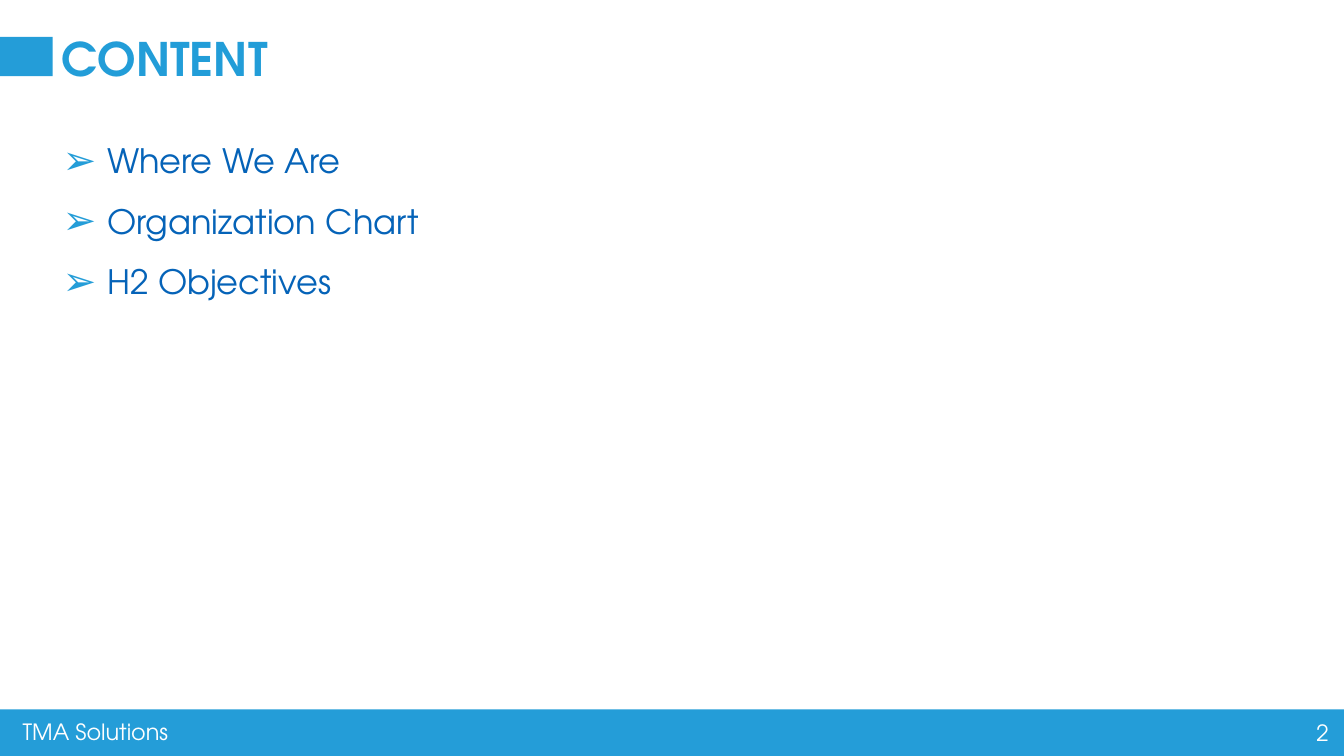
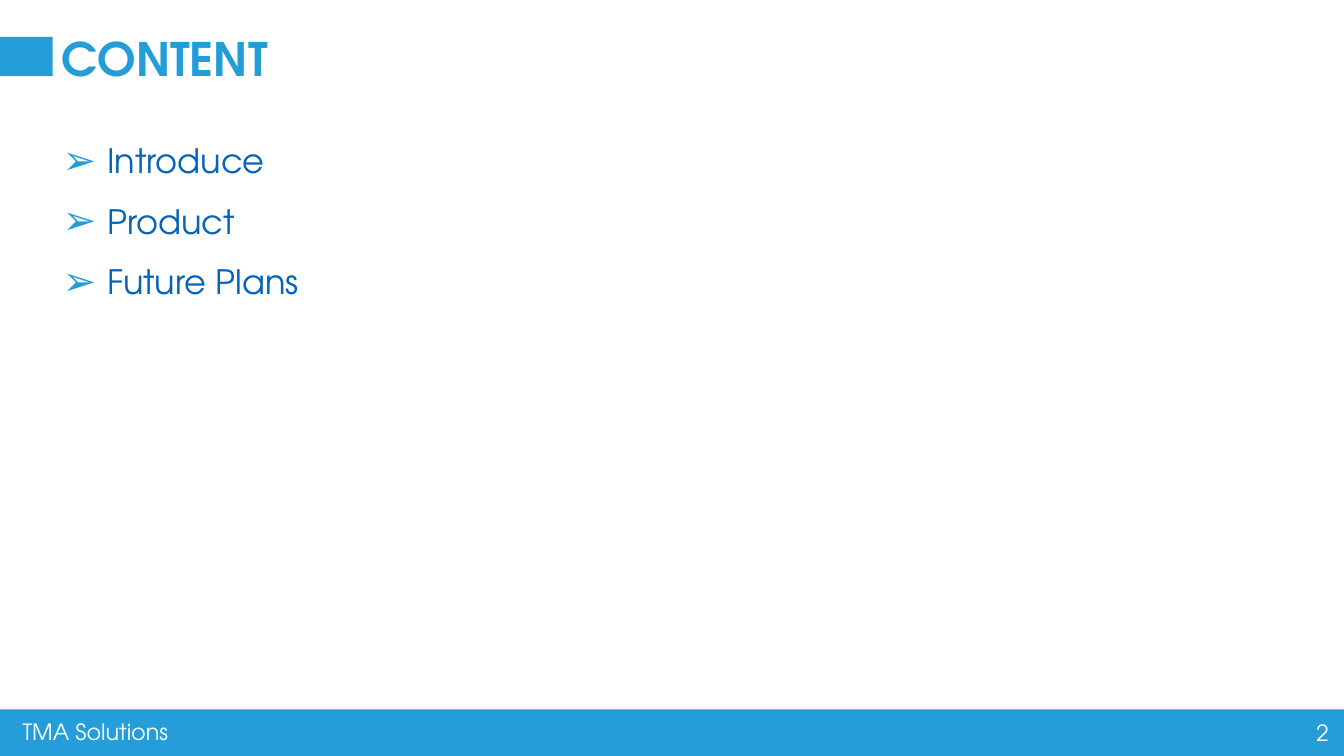
Before and after one commit to thonghv/Intership, a slide deck: slide 2 of _nhandt/TMA_Template.pptx. Drawn at 1344x756 pixels with LibreOffice and Linux fonts; fonts in the diff are those of the drawing. Boxes give left, top, right and bottom in pixels: in the first picture for what was removed or moved away, otherwise in the second. Text is boxed around its words. In the diff, an @@ line names an element or a change of style, - is before the commit and + after.

```diff
--- a/_nhandt/TMA_Template.pptx
+++ b/_nhandt/TMA_Template.pptx
@@ text at (x1=107, y1=148, x2=299, y2=295): text changed @@
-➢ Where We Are
-➢ Organization Chart
-➢ H2 Objectives
+➢ Introduce
+➢ Product
+➢ Future Plans
```
Also in this commit, not shown: 4 slides added, 2 slides removed.
